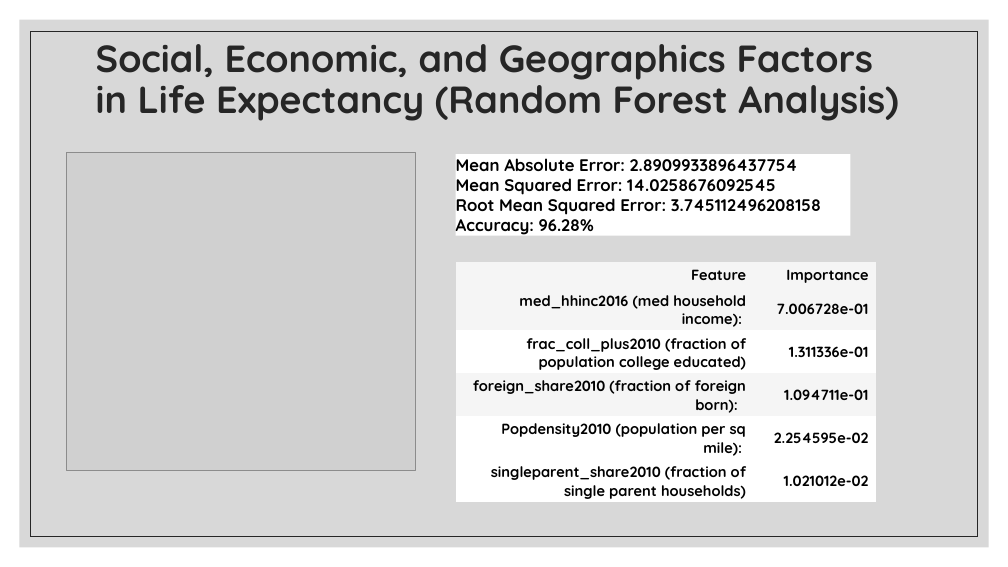
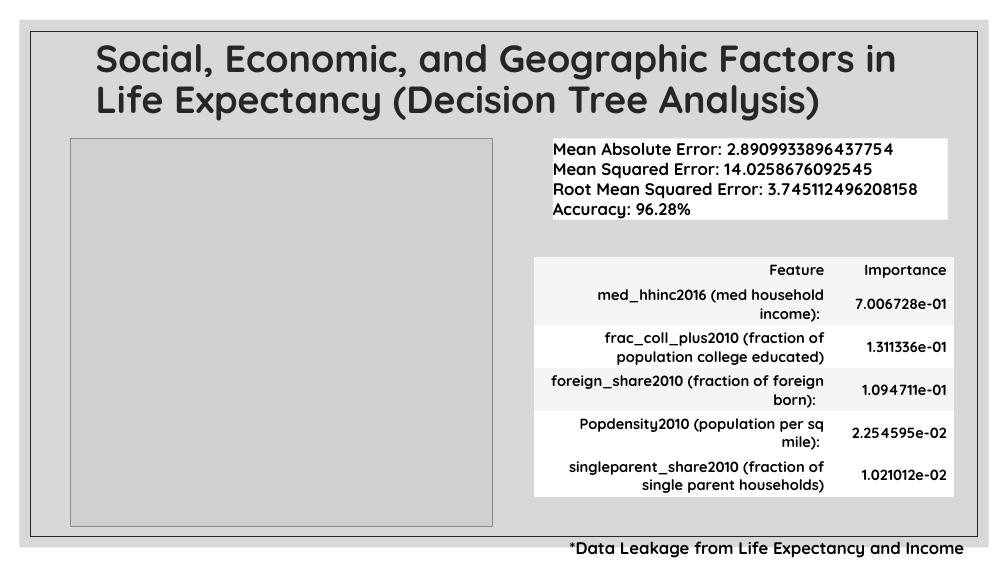
Before and after one commit to sammycho22383/Research_Project_Inequality, a slide deck: slide 9 of SCho Project on Economic Inequality.pptx (slide 5 before the commit). Drawn at 1008x567 pixels with LibreOffice and Linux fonts; fonts in the diff are those of the drawing; grey boxes stand for pictures. Boxes give left, top, right and bottom in pixels: in the first picture for what was removed or moved away, otherwise in the second. Text is boxed around its words. In the diff, an @@ line names an element or a change of style, - is before the commit and + after.

```diff
--- a/SCho Project on Economic Inequality.pptx
+++ b/SCho Project on Economic Inequality.pptx
@@ title at (96, 44, 897, 121): text changed @@
-Social, Economic, and Geographics Factors in Life Expectancy (Random Forest Analysis)
+Social, Economic, and Geographic Factors in Life Expectancy (Decision Tree Analysis)
@@ picture: place and size @@
-picture at (67, 152, 416, 470)
+picture at (70, 138, 492, 527)
@@ rectangle "Mean Absolute Error: 2.8909933896437754": place and size @@
-rectangle "Mean Absolute Error: 2.8909933896437754" at (456, 154, 851, 236)
+rectangle "Mean Absolute Error: 2.8909933896437754" at (553, 138, 948, 220)
@@ table: place and size @@
-table at (456, 262, 876, 503)
+table at (534, 257, 954, 497)
@@ text added at (569, 541, 965, 558), 16 pt, text #000000, bold @@
+*Data Leakage from Life Expectancy and Income
```
Also in this commit, not shown: 1 other slide changed, 5 slides added, 1 other file.
